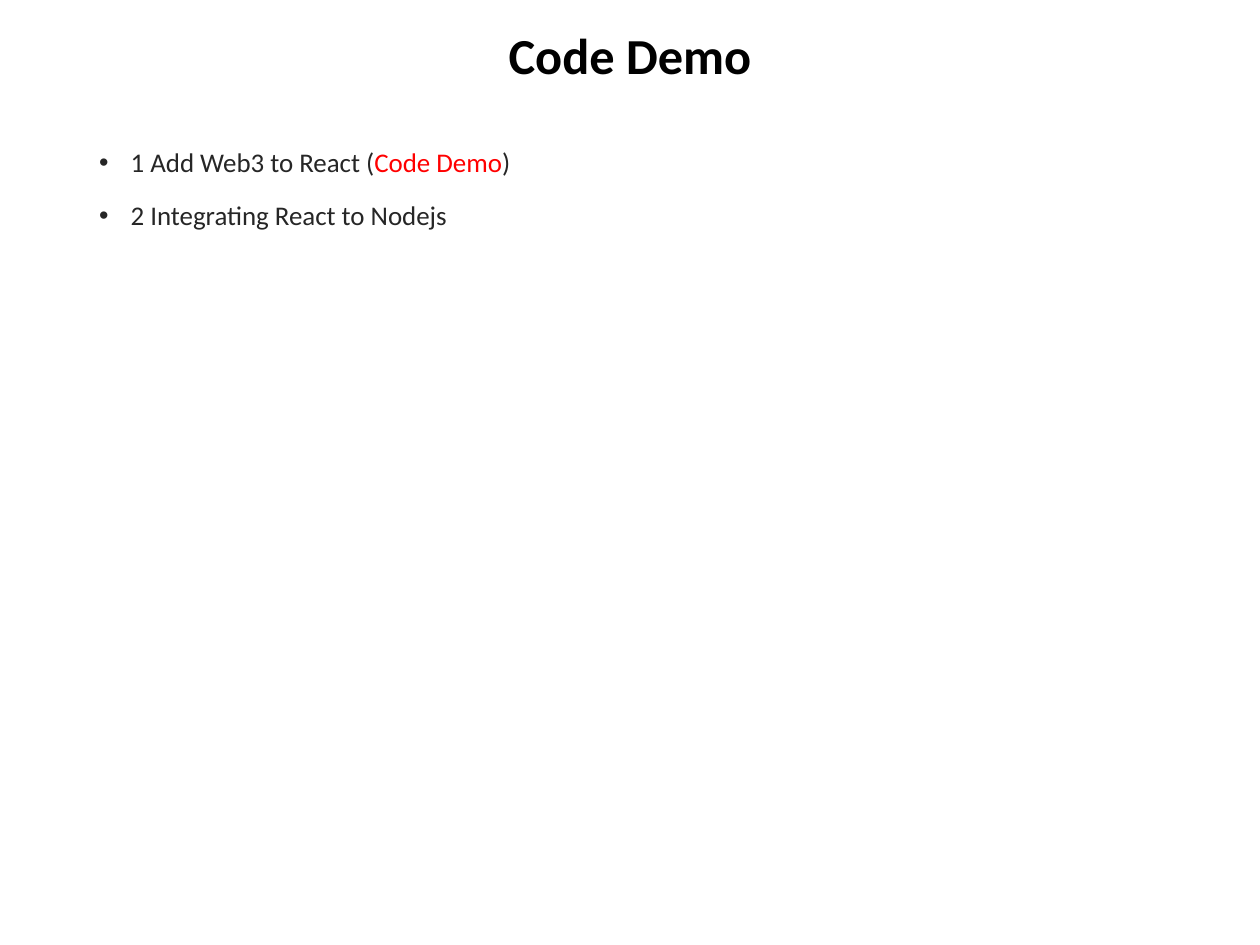
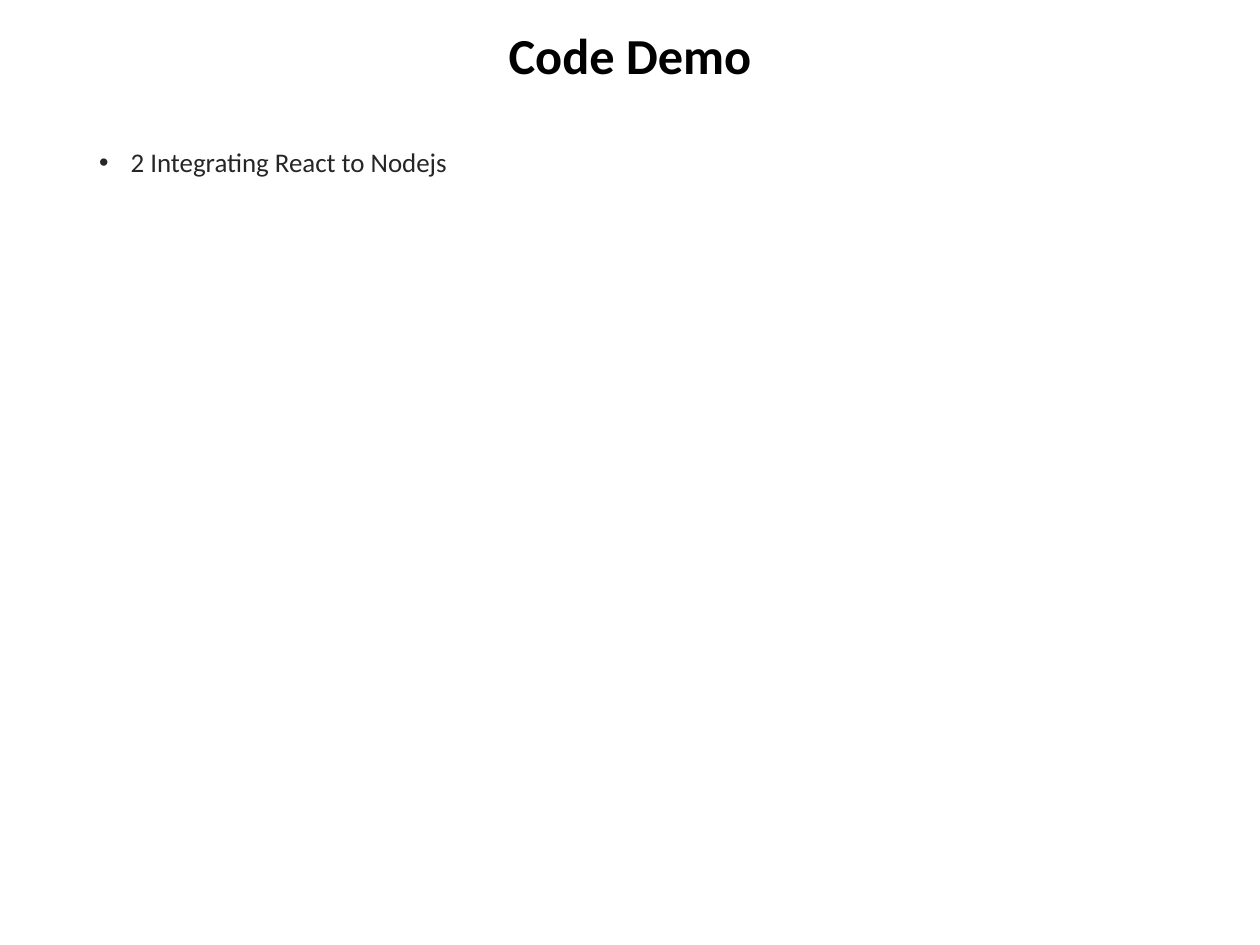
Before and after one commit to chuacw/SGUS-Slides, a slide deck: slide 3 of BCI - Batch2 - Day12 - Webpack http server and production.pptx. Drawn at 1260x945 pixels with LibreOffice and Linux fonts; fonts in the diff are those of the drawing. Boxes give left, top, right and bottom in pixels: in the first picture for what was removed or moved away, otherwise in the second. Text is boxed around its words. In the diff, an @@ line names an element or a change of style, - is before the commit and + after.

```diff
--- a/BCI - Batch2 - Day12 - Webpack http server and production.pptx
+++ b/BCI - Batch2 - Day12 - Webpack http server and production.pptx
@@ text at box(131, 152, 510, 176): paragraph removed @@
-• 1 Add Web3 to React (Code Demo)
```
Also in this commit, not shown: 4 other slides changed, 4 slides added, 7 other files.
